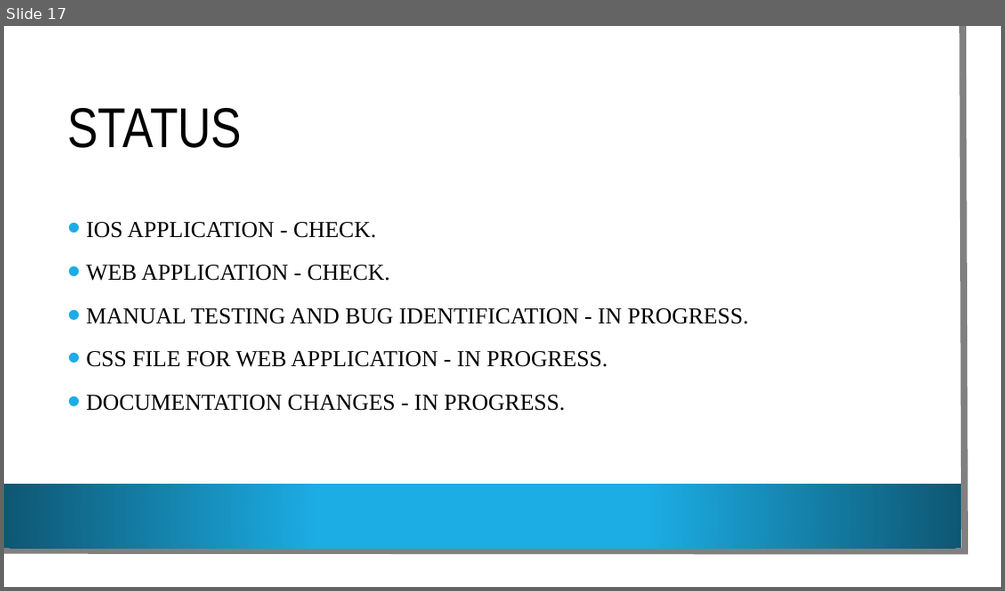
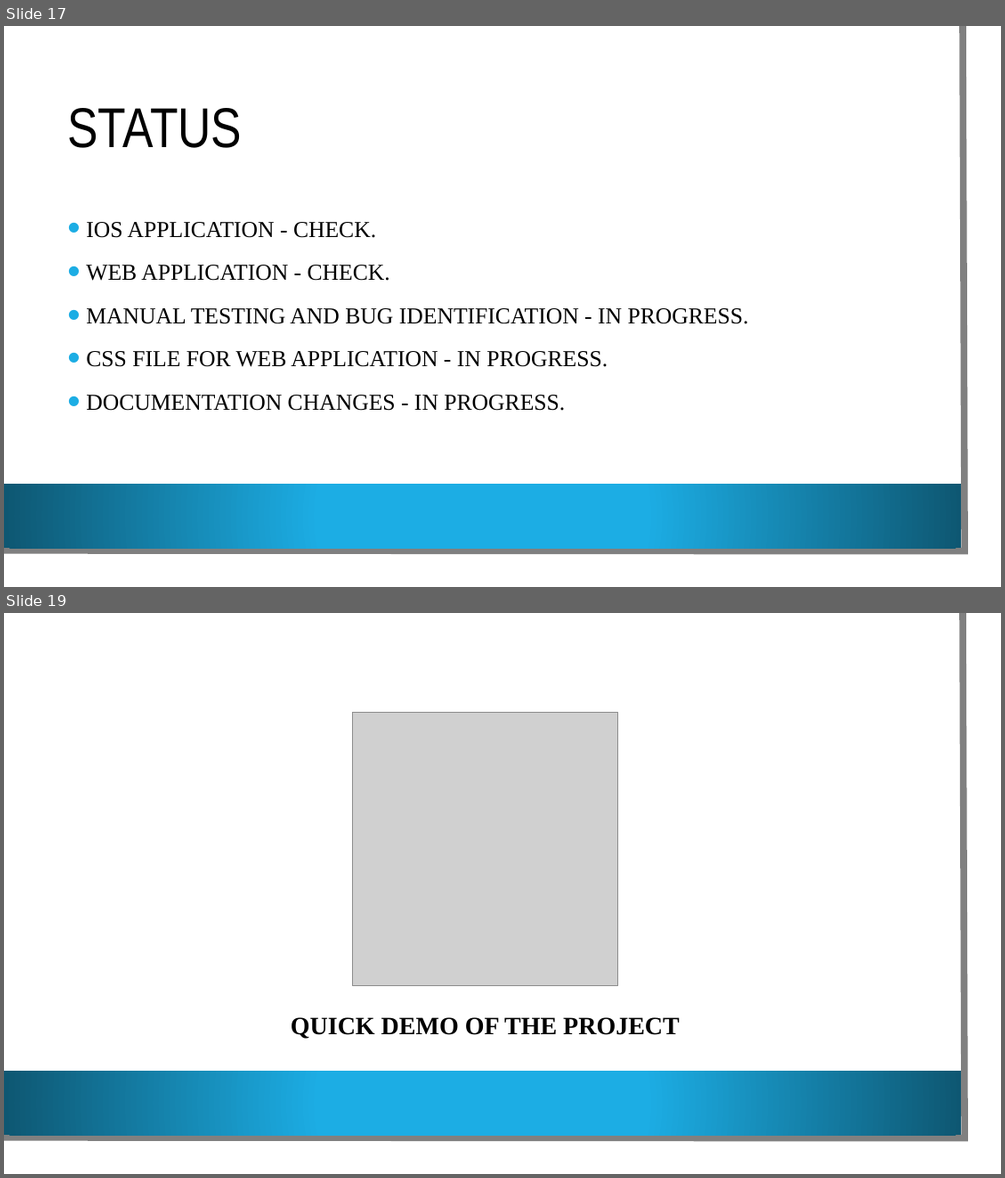
Before and after one commit to VamsiDevalla/Student-Attendance-Tracking, a slide deck: final ppt.pptx. Shown one above the other, each under a label of ours: slide 17 before the commit, slides 17 and 19 after it; the slides between them are not shown. The pictures are 1005x591 and 1005x1178 pixels, drawn with LibreOffice and Linux fonts; fonts in the diff are those of the drawing; grey boxes stand for pictures; background and template pictures are left out. Boxes give left, top, right and bottom in pixels: in the first picture for what was removed or moved away, otherwise in the second. Text is boxed around its words. In the diff, an @@ line names an element or a change of style, - is before the commit and + after.

```diff
--- a/final ppt.pptx
+++ b/final ppt.pptx
@@ slide 19 added at bbox=[4, 613, 1001, 1174], background picture (left out); not listed: 3 template elements that a slide beside it also shows @@
@@ picture added at bbox=[353, 713, 617, 985] @@
@@ text added at bbox=[291, 1017, 680, 1038], 24 pt, text #000000, bold @@
+QUICK DEMO OF THE PROJECT
```
Also in this commit, not shown: 1 slide changed, 1 other slide added.
